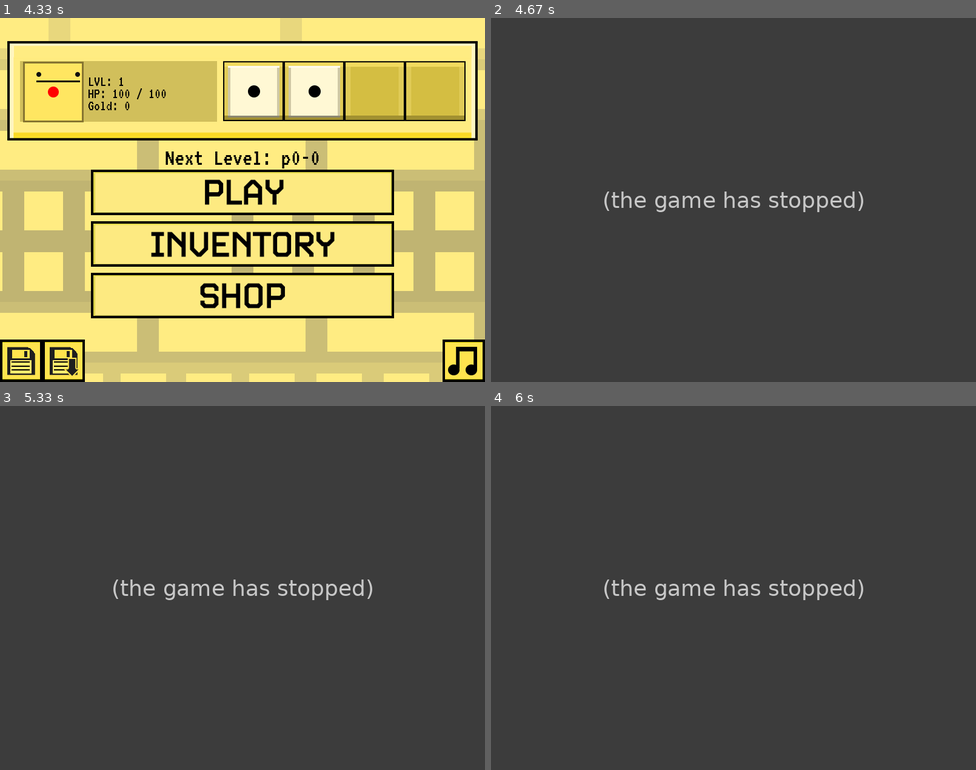
Above: before the commit, frames 1-4 (two rows, left to right).
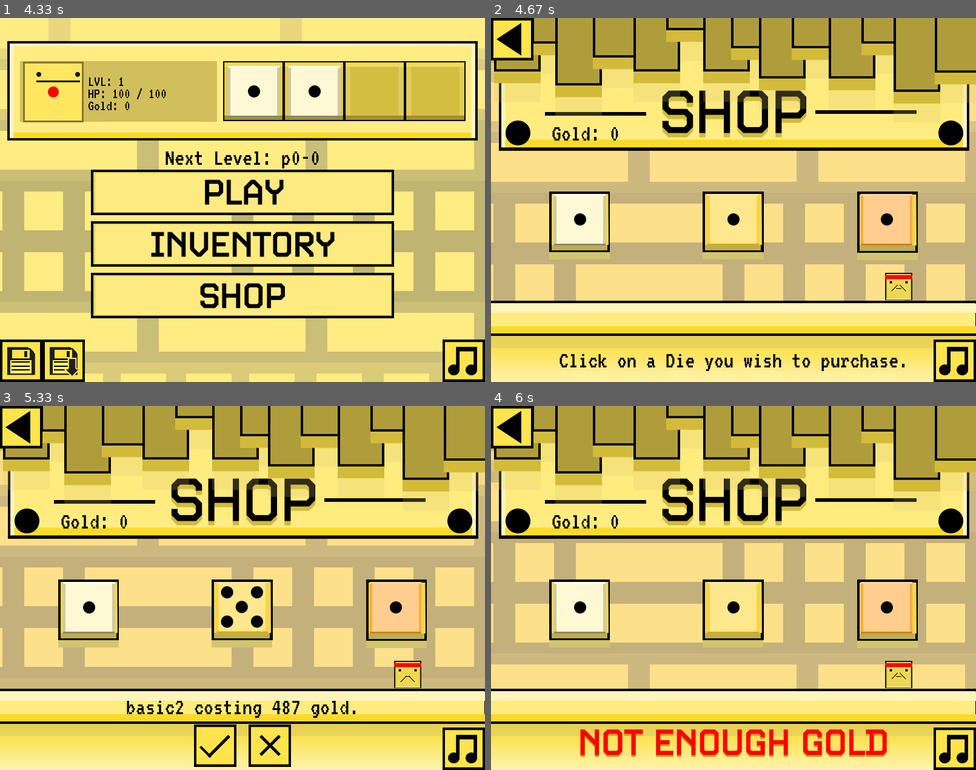
Above: after the commit, the same moments.

Repository: bloopsoup/DANGERdice
Game: pygame game, started from DANGERdice.py
The game is run twice, just before and just after one commit, with the same random seed, the same clock (stepped at 60 frames per second) and the same inputs.
Inputs (mouse positions are in pixels of both pictures, inside the frame that each line leads up to):
- Up to frame 1 (4.33 s): click (242, 221) at 0.93 s; click (368, 258) at 3.47 s; click (213, 207) at 3.8 s; click (58, 119) at 4.13 s
- Up to frame 2 (4.67 s): click (733, 294) at 4.47 s
- Up to frame 3 (5.33 s): click (87, 606) at 4.8 s; click (242, 606) at 5.13 s
- Up to frame 4 (6 s): click (597, 628) at 5.47 s; click (704, 744) at 5.8 s

Frame 1 is identical in both runs. In frame 2, 100% of the frame differs, in the area x 0-100%, y 0-100%; in frame 3, 100%; in frame 4, 100%.
Error before the commit: KeyError: 'shop' (control.py line 30); the game stopped at 4.47 s (later frames are placeholders)

Commit message:
migrated shop

Diff:
--- a/DANGERdice.py
+++ b/DANGERdice.py
@@ -2,7 +2,8 @@
 import pygame
 import sys
 from controller import Control
-from controller.states import Attributions, MainMenu, Intro, PlayerMenu, Inventory, Ending, GameOver, Load, Save, Loot
+from controller.states import Attributions, MainMenu, Intro, PlayerMenu, Inventory, Ending, GameOver, Load, Save, \
+    Loot, Shop
 
 
 ###############
@@ -46,7 +47,8 @@
     "game_over": GameOver(),
     "load": Load(),
     "save": Save(),
-    "loot": Loot()
+    "loot": Loot(),
+    "shop": Shop()
 }
 
 ###############
--- a/controller/states/__init__.py
+++ b/controller/states/__init__.py
@@ -9,3 +9,4 @@
 from .save import Save
 from .load import Load
 from .loot import Loot
+from .shop import Shop
--- a/controller/states/inventory.py
+++ b/controller/states/inventory.py
@@ -43,8 +43,8 @@
 
     def add_set_to_canvas(self):
         """Adds dice from your set to the canvas."""
-        for i, die in enumerate(self.player.get_preference()):
-            die_display = Idle(load_some_sprites(die), (208 + (i * 100), 75), lambda x=i: self.select(x, True),
+        for i, die_name in enumerate(self.player.get_preference()):
+            die_display = Idle(load_some_sprites(die_name), (208 + (i * 100), 75), lambda x=i: self.select(x, True),
                                load_idle_animation("square"))
             die_display.set_idle(False)
             self.canvas.add_element(die_display, 1)
@@ -85,8 +85,8 @@
 
     def show_die_info(self):
         """Shows the currently selected die's info."""
-        dice = self.player.get_preference() if self.in_set else self.player.get_inventory()
-        die = create_die(dice[self.selected_index])
+        dice_names = self.player.get_preference() if self.in_set else self.player.get_inventory()
+        die = create_die(dice_names[self.selected_index])
         self.info_display.set_text(0, "{0} worth {1}".format(die.get_name(), die.get_sell_price()))
 
     def show_die_animated(self, selected: bool):
--- a/controller/states/loot.py
+++ b/controller/states/loot.py
@@ -29,7 +29,7 @@
 
     def give_loot(self):
         """Gives the player loot."""
-        die = random_die_name()
-        self.player.append_to_inventory(die)
-        self.loot_display.set_text(0, "You got {0}!".format(die))
+        die_name = random_die_name()
+        self.player.append_to_inventory(die_name)
+        self.loot_display.set_text(0, "You got {0}!".format(die_name))
         music_handler.play_sfx(load_sound("good", True))
--- a/controller/states/player_menu.py
+++ b/controller/states/player_menu.py
@@ -43,8 +43,8 @@
 
     def add_dice_to_canvas(self):
         """Adds dice to the canvas."""
-        for i, die in enumerate(self.player.get_preference()):
-            die_display = Idle(load_some_sprites(die), (376 + (i * 100), 79), None, load_idle_animation("square"))
+        for i, die_name in enumerate(self.player.get_preference()):
+            die_display = Idle(load_some_sprites(die_name), (376 + (i * 100), 79), None, load_idle_animation("square"))
             die_display.set_idle(False)
             self.canvas.add_element(die_display, 0)
 
--- a/controller/states/shop.py
+++ b/controller/states/shop.py
@@ -1,243 +1,112 @@
+from .state import State
+from ..utils import music_handler
+from ..loader import load_static, load_some_sprites, load_all_sprites, load_font, load_sound, load_idle_animation, \
+    create_die
+from ..themes import BUTTON_DEFAULT
+from gui.elements import StaticBG, MovingBackgroundElement, PTexts, Idle, Button
+from gui.commands import TimerCommand
+
+
 class Shop(State):
-    """Where the player can purchase dice. Dice are added directly to the inventory."""
-    tier = [
-        [["basic2", "poison1", "heal1"], False],
-        [["basic2", "poison1", "heal2"], False],
-        [["basic3", "poison2", "basic2"], False],
-        [["basic3", "divider2", "multiplier1"], False],
-        [["basic4", "basic5", "multiplier2"], False],
-        [["basic5", "heal3", "multiplier3"], False]
-    ]
-
-    storage = {}
-    for i in range(6):
-        for j in range(4):
-            storage["p{0}-{1}".format(i, j)] = tier[i]
-            storage["l{0}-{1}".format(i, j)] = tier[i]
-
-    inventory = []
+    """Where the player can purchase dice."""
 
     def __init__(self):
         super().__init__()
+        self.selected_index, self.active = -1, True
+        self.inventory = ["basic1", "basic2", "basic3"]
+        self.keeper_display = Idle(load_all_sprites("shopkeeper"), (650, 420), None, load_idle_animation("shopkeeper"))
+        self.gold_display = PTexts([load_static("black")], (0, 0), load_font("M"), 1, [(100, 170)], False)
+        self.info_display = PTexts([load_static("black")], (0, 0), load_font("M"), 2, [(0, 476), (0, 544)], True)
 
-        # For flashing notices on screen such as BOUGHT
-        self.flash_timer = DTimer(pygame.USEREVENT + 2)
-        self.flash = 0
-
-        # For selecting an option
-        self.selected = -1
-
-        # Shopkeeper for looks
-        self.keeper = State.gen_enemy("shopkeeper", 0)
-
-        # Fonts
-        self.font = fonts[2]
-        self.font_small = fonts[1]
-
-        self.info = ""
-        self.help = "Click on a Die you wish to purchase."
-
-        self.text_info = self.font.render(self.info, True, (0, 0, 0))
-        self.text_money = self.font.render("Gold: {0}".format(self.player.money), True, (0, 0, 0))
-        self.text_help = self.font_small.render(self.help, True, (0, 0, 0))
-
-    def cleanup(self):
-        self.menu = None
-        self.canvas = None
-
-        self.selected = -1
-        self.info = ""
+    def setup_canvas(self):
+        self.canvas.add_element(MovingBackgroundElement([load_static("tall_rectangles")], (0, -1), (800, 600)), 0)
+        self.canvas.add_element(StaticBG([load_static("shop")], (0, 0)), 0)
+        self.canvas.add_element(self.gold_display, 0)
+        self.gold_display.set_text(0, "Gold: {0}".format(self.player.get_money()))
+        self.canvas.add_element(self.info_display, 0)
+        self.info_display.set_texts(["", "Click on a Die you wish to purchase."])
+        self.canvas.add_element(self.keeper_display, 0)
+        self.add_dice_to_canvas()
+        self.canvas.add_element(Button(load_some_sprites("back"), (0, 0), BUTTON_DEFAULT, self.back), 0)
+        self.canvas.add_element(Button(load_some_sprites("music"), (730, 530), BUTTON_DEFAULT, music_handler.toggle), 0)
 
     def startup(self):
-        # Setup Menu
-        self.menu = SimpleMenu(20, 250, 265)
-        self.menu.add_widget(70, 70, Control.sheets["button"].load_some_images(0, 0, 3), True, self.back, 0, Button,
-                             (0, 0))
-        self.menu.add_widget(70, 70, Control.sheets["button"].load_some_images(1, 0, 3), True, handle_music, 0,
-                             Button, (730, 530))
+        self.setup_canvas()
+        music_handler.change(load_sound("note", False))
 
-        placeholder = [load_b("hold_die.png") for _ in range(3)]
-        self.menu.add_button_special(85, 85, placeholder, False, self.select, 0, 0, (104, 290))
-        self.menu.add_button_special(85, 85, placeholder, False, self.select, 0, 1, (356, 290))
-        self.menu.add_button_special(85, 85, placeholder, False, self.select, 0, 2, (611, 290))
+    def add_dice_to_canvas(self):
+        """Adds dice from the shop's inventory to the canvas. If the die was sold, replace it with a gray die."""
+        for i, die_name in enumerate(self.inventory):
+            if not len(die_name):
+                die_name = "placeholder_die"
+            die_display = Idle(load_some_sprites(die_name), (104 + (i * 253), 290), lambda x=i: self.select(x),
+                               load_idle_animation("square"))
+            die_display.set_idle(False)
+            self.canvas.add_element(die_display, 1)
 
-        # Setup Canvas
-        self.canvas = Canvas()
-        self.canvas.add_element(MovingBackgroundElement([load_img(load_s("back3.png"))], (0, -1), (800, 600)), 0)
-        self.canvas.add_element(StaticBG([load_img(load_s("shop.png"))], (0, 0)), 0)
+    def add_shop_buttons_to_canvas(self):
+        """Make the buttons for buying/canceling appear."""
+        self.canvas.add_element(Button(load_some_sprites("confirm"), (320, 525), BUTTON_DEFAULT, self.buy), 2)
+        self.canvas.add_element(Button(load_some_sprites("cancel"), (410, 525), BUTTON_DEFAULT, self.deselect), 2)
 
-        # Setup Players
-        self.player.direct_move(-100, -100)
-        self.player.name_display(False)
-        self.player.health_display(False)
-        self.player.display_mode("")
+    def show_die_info(self):
+        """Shows the currently selected die's info."""
+        die = create_die(self.inventory[self.selected_index])
+        self.info_display.set_texts(["{0} costing {1} gold.".format(die.get_name(), die.get_price()), ""])
 
-        self.keeper.direct_move(650, 420)
-        self.keeper.name_display(False)
-        self.keeper.health_display(False)
-        self.keeper.display_mode("")
-
-        self.restock()
-
-    def handle_event(self, event):
-        """In addition to menu events, added button events for buying and deselecting dice."""
-        self.menu.handle_event(event)
-
-        # Buying and dice
-        if event.type == pygame.KEYDOWN and self.selected != -1:
-            # For purchasing
-            if event.key == pygame.K_RETURN:
-                self.buy()
-            # For backing out
-            if event.key == pygame.K_BACKSPACE:
-                self.deselect()
-
-        # Flash timers
-        if event.type == self.flash_timer.event:
-            self.canvas.delete_group(self.flash)
-            self.flash = 0
-
-    def update(self, surface, dt):
-        self.canvas.update(surface, dt)
-        State.player.update(surface, dt)
-        self.keeper.update(surface, dt)
-        self.menu.update(surface, dt)
-        self.flash_timer.update(dt)
-
-        # Draw the dice
-        self.draw_shop_dice(surface, dt)
-
-        # Display info when selected
-
-        # Displaying the Die Name
-        self.text_info = self.font.render(self.info, True, (0, 0, 0))
-        surface.blit(self.text_info, (self.center(self.text_info), 476))
-
-        # Instructing player on what to do after selecting die
-        if self.flash == 0:
-            if self.selected == -1:
-                surface.blit(self.text_help, (10, 544))
-
-        # Displaying the player's money
-        self.text_money = self.font.render("Gold: {0}".format(self.player.money), True, (0, 0, 0))
-        surface.blit(self.text_money, (100, 170))
-
-    # Shop-Related Functions
-
-    @staticmethod
-    def refill():
-        """Refreshes the shop's storage. To be used when the player dies and wants to come back again."""
-        for t in Shop.tier:
-            t[1] = False
-
-    def restock(self):
-        """Refreshes the shop's inventory. To be called upon setup when certain conditions are met such as
-           re-entering a shop."""
-        if self.player.current_level in self.storage:
-            if not self.storage[self.player.current_level][1]:
-                self.storage[self.player.current_level][1] = True
-                Shop.inventory = [State.gen_dice(i) for i in self.storage[self.player.current_level][0]]
-        else:
-            Shop.inventory = [None, None, None]
+    def show_die_animated(self, selected: bool):
+        """Toggles the selected die's animation."""
+        if self.selected_index != -1:
+            self.canvas.get_group(1)[self.selected_index].set_idle(selected)
 
     def select(self, i):
-        """Select a die."""
-        if Shop.inventory[i] is not None:
-            self.selected = i
-            self.info = "{0} costing {1} gold.".format(Shop.inventory[i].name, Shop.inventory[i].price)
+        """Select a die. Can't select if HUD is disabled or the die is grayed out."""
+        if not self.active or not len(self.inventory[i]):
+            return
+        self.deselect()
+        self.selected_index = i
+        self.add_shop_buttons_to_canvas()
+        self.show_die_info()
+        self.show_die_animated(True)
 
-            self.current_button_remove()
-            self.shop_buttons_popup()
+    def deselect(self):
+        """Deselects the current die."""
+        self.canvas.delete_group(2)
+        self.info_display.set_texts(["", "Click on a Die you wish to purchase."])
+        self.show_die_animated(False)
+        self.selected_index = -1
+
+    def deactivate(self):
+        """Deactivates the shop HUD."""
+        self.active = False
+        self.deselect()
+        self.info_display.set_text(1, "")
+        self.canvas.delete_group(1)
+        self.add_dice_to_canvas()
+
+    def activate(self):
+        """Reactivates the shop HUD."""
+        self.active = True
+        self.info_display.set_text(1, "Click on a Die you wish to purchase.")
+        self.canvas.delete_group(3)
+
+    def popup_notice(self, sold: bool):
+        """Pops up a notice for a short time and handles timing issues."""
+        self.deactivate()
+        self.canvas.add_element(StaticBG([load_static("bought" if sold else "broke")], (0, 130) if sold else (0, 0)), 3)
+        self.command_queue.append_commands([TimerCommand(0.5, self.activate)])
 
     def buy(self):
         """Purchases the selected die."""
-        # If you have enough money or not
-        if Shop.inventory[self.selected].price <= self.player.money:
-            self.player.money -= Shop.inventory[self.selected].price
-            self.player.inventory.append(Shop.inventory[self.selected])
-            Shop.inventory[self.selected] = None
-
-            self.popup_bought()
-            handle_sound("roll.mp3")
+        die_name = self.inventory[self.selected_index]
+        die = create_die(die_name)
+        if die.get_price() <= self.player.get_money():
+            self.inventory[self.selected_index] = ""
+            self.player.subtract_money(die.get_price())
+            self.player.append_to_inventory(die_name)
+            self.gold_display.set_text(0, "Gold: {0}".format(self.player.get_money()))
+            music_handler.play_sfx(load_sound("roll", True))
+            self.popup_notice(True)
         else:
-            self.popup_broke()
-            handle_sound("one.mp3")
-
-        self.selected = -1
-        self.info = ""
-        self.current_button_remove()
-
-    def deselect(self):
-        """Deselects the current die."""
-        self.selected = -1
-        self.info = ""
-        self.current_button_remove()
-
-    # Buttons
-    def shop_buttons_popup(self):
-        """Make the shop buttons appear."""
-        self.menu.add_widget(70, 70, Control.sheets["button"].load_some_images(2, 3, 3), True, self.buy, -2,
-                             Button, (320, 525))
-        self.menu.add_widget(70, 70, Control.sheets["button"].load_some_images(1, 3, 3), True, self.deselect, -3,
-                             Button, (410, 525))
-        self.remove_popups()
-
-    def current_button_remove(self):
-        """Removes the current button(s)."""
-        if self.menu.check_id(-2):
-            self.menu.delete_widget(-2)
-        if self.menu.check_id(-3):
-            self.menu.delete_widget(-3)
-
-    # Displays
-    def draw_shop_dice(self, surface, dt):
-        """Draws the shop dice."""
-        reference_x = [104, 356, 611]
-        reference_y = 290
-
-        for i in range(len(Shop.inventory)):
-            if Shop.inventory[i] is not None:
-                # Animate the die if selected
-                if self.selected == i:
-                    Shop.inventory[i].status(True)
-                else:
-                    Shop.inventory[i].status(False)
-
-                Shop.inventory[i].direct_move(reference_x[i], reference_y)
-                Shop.inventory[i].update(surface, dt)
-
-    def remove_popups(self):
-        """Remove the current popups."""
-        if self.canvas.group_exists(1):
-            self.canvas.delete_group(1)
-        if self.canvas.group_exists(2):
-            self.canvas.delete_group(2)
-
-    def popup_bought(self):
-        """Pop up the bought display."""
-        self.remove_popups()
-
-        self.canvas.add_element(StaticBG([load_img(load_s("bought.png"))], (0, 130)), 1)
-        self.flash_timer.activate(0.5)
-        self.flash = 1
-
-    def popup_broke(self):
-        """Pop up the broke display."""
-        self.remove_popups()
-
-        self.canvas.add_element(StaticBG([load_img(load_s("broke.png"))], (0, 0)), 2)
-        self.flash_timer.activate(0.5)
-        self.flash = 2
-
-    # Data
-    @staticmethod
-    def package_data():
-        """Returns shop data for saving purposes. Format is [inventory, restocked]."""
-        return [[die.ID if die else None for die in Shop.inventory], [i[1] for i in Shop.tier]]
-
-    @staticmethod
-    def load_data(data):
-        """Loads data for shops."""
-        Shop.inventory = [State.gen_dice(die) if die else None for die in data[0]]
-        for i in range(len(data[1])):
-            Shop.tier[i][1] = data[1][i]
+            music_handler.play_sfx(load_sound("one", True))
+            self.popup_notice(False)
--- a/entities/enemies/enemy.py
+++ b/entities/enemies/enemy.py
@@ -34,6 +34,10 @@
     def add_money(self, money: int):
         """Adds to the enemy's money."""
         self.money += money
+
+    def subtract_money(self, money: int):
+        """Decreases the enemy's money."""
+        self.money -= money
 
     def get_preference(self) -> list[str]:
         """Gets a copy of the enemy's preference as a list."""
